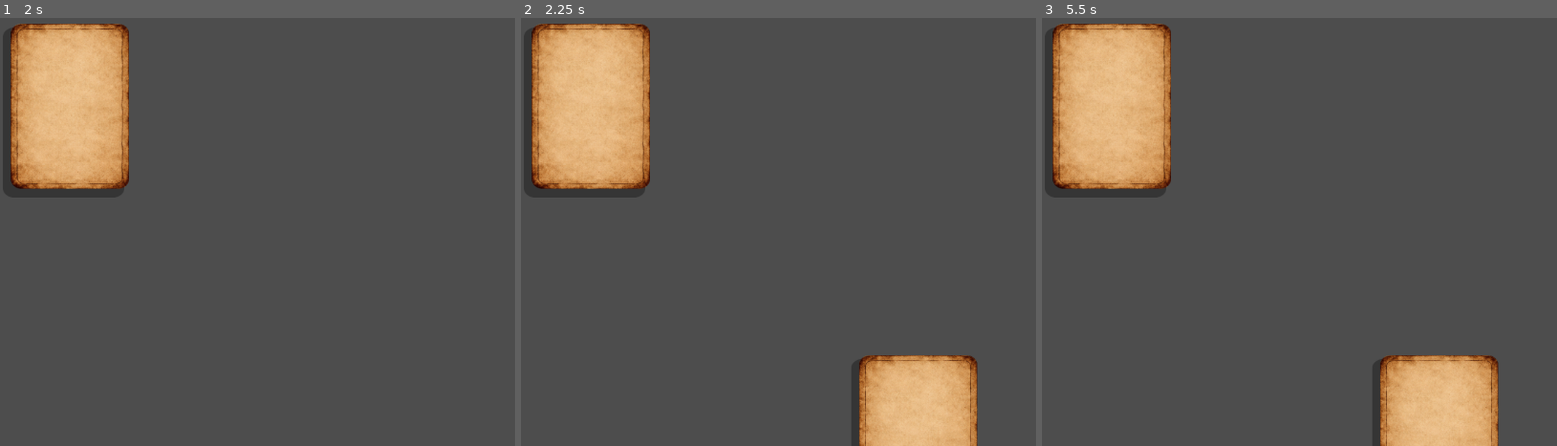
Above: before the commit, frames 1-3 (left to right).
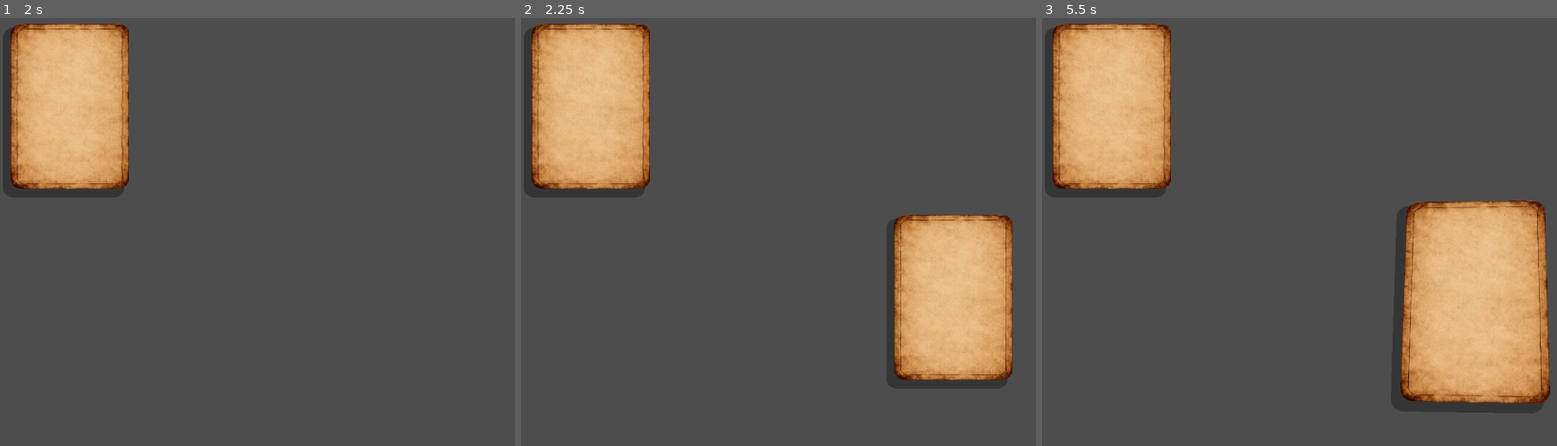
Above: after the commit, the same moments.

Repository: FooFootheGoon/balatro-style-cards
Game: Godot game, scene res://scenes/node_2d.tscn
Two runs of this game, one before a commit and one after it. Both use one fixed random seed, a clock stepped at 60 frames per second and the inputs below. The project has no main scene, so this scene is started directly.
Inputs (mouse positions are in pixels of both pictures, inside the frame that each line leads up to):
- Up to frame 1 (2 s): tap Enter at 0.5 s; move the mouse to (outside the picture) at 0.52 s; press the mouse at (outside the picture) at 0.53 s; tap Space at 1.25 s; move the mouse to (231, 253) at 1.27 s; release the mouse at (231, 253) at 1.28 s; tap ] (Discard) at 1.35 s; click (231, 253) at 1.55 s
- Up to frame 2 (2.25 s): tap Enter at 2 s; move the mouse to (979, 137) at 2.02 s; hold [ (Draw) from 2.03 s (still down)
- Up to frame 3 (5.5 s): click (1500, 137) at 2.3 s; tap Space at 2.75, 4.25 s; move the mouse to (1387, 317) at 2.77 s; release [ (Draw) at 2.78 s; click (1387, 317) at 2.85 s; tap Enter at 3.5 s; move the mouse to (outside the picture) at 3.52 s; press the mouse at (outside the picture) at 3.53 s; move the mouse to (1196, 167) at 4.27 s; release the mouse at (1196, 167) at 4.28 s; tap ] (Discard) at 4.35 s; click (1196, 167) at 4.55 s; move the mouse to (1464, 232) at 5.02 s; hold [ (Draw) from 5.03 s (still down); click (1464, 232) at 5.3 s

Frame 1 is identical in both runs. In frame 2, 13% of the frame differs, in the area x 65-96%, y 45-100%; in frame 3, 15%, in the area x 65-99%, y 42-100%.

Commit message:
Added card fan rotation.

Diff:
--- /dev/null
+++ b/card_tilt.gdshader
@@ -0,0 +1,52 @@
+shader_type canvas_item;
+
+uniform vec2 tilt = vec2(0.0, 0.0); // x=pitch, y=yaw (radians)
+uniform float perspective = 0.35;   // 0.0..1.0 (bigger = stronger perspective)
+uniform float shade_strength = 0.12;
+uniform float feather = 0.035;      // 0.02..0.06 (bigger = softer edge)
+
+void fragment() {
+	vec2 p = UV * 2.0 - 1.0;     // -1..1
+	vec3 v = vec3(p, 1.0);       // pretend the card is a plane at z=1
+
+	float ax = tilt.x;
+	float ay = tilt.y;
+
+	// Yaw (rotate around Y axis)
+	float cy = cos(ay);
+	float sy = sin(ay);
+	v = vec3(v.x * cy + v.z * sy, v.y, -v.x * sy + v.z * cy);
+
+	// Pitch (rotate around X axis)
+	float cx = cos(ax);
+	float sx = sin(ax);
+	v = vec3(v.x, v.y * cx - v.z * sx, v.y * sx + v.z * cx);
+
+	// Perspective divide
+	float inv = 1.0 / (1.0 + (v.z - 1.0) * perspective);
+	vec2 q = v.xy * inv;
+
+	// Project back into UV space
+	vec2 uv2 = (q + 1.0) * 0.5;
+
+	// Clamp for safe sampling (prevents wrap/garbage)
+	vec2 uv_clamped = clamp(uv2, vec2(0.0), vec2(1.0));
+
+	// How far outside [0..1] did we go?
+	float out_x = max(-uv2.x, uv2.x - 1.0);
+	float out_y = max(-uv2.y, uv2.y - 1.0);
+	float out_amt = max(out_x, out_y);
+
+	// Fade alpha as we go out-of-bounds (no discard)
+	float mask = 1.0 - smoothstep(0.0, feather, out_amt);
+
+	vec4 col = texture(TEXTURE, uv_clamped);
+
+	// Subtle shading based on "depth" change from tilt
+	float sh = 1.0 - abs(v.z - 1.0) * shade_strength;
+	col.rgb *= clamp(sh, 0.75, 1.0);
+
+	col.a *= mask;
+
+	COLOR = col;
+}
--- a/scenes/card.tscn
+++ b/scenes/card.tscn
@@ -31,12 +31,21 @@
 pivot_offset = Vector2(120, 168)
 script = ExtResource("1_6u4wf")
 
-[node name="Face" type="Sprite2D" parent="."]
+[node name="Visual" type="Control" parent="."]
+layout_mode = 1
+anchors_preset = 15
+anchor_right = 1.0
+anchor_bottom = 1.0
+grow_horizontal = 2
+grow_vertical = 2
+mouse_filter = 2
+
+[node name="Face" type="Sprite2D" parent="Visual"]
 material = SubResource("ShaderMaterial_sy11y")
 position = Vector2(120, 168)
 texture = ExtResource("2_ktuci")
 
-[node name="Shadow" type="Sprite2D" parent="Face"]
+[node name="Shadow" type="Sprite2D" parent="Visual/Face"]
 modulate = Color(0, 0, 0, 0.3019608)
 show_behind_parent = true
 material = SubResource("ShaderMaterial_ktuci")
--- a/scenes/hand.tscn
+++ b/scenes/hand.tscn
@@ -8,6 +8,9 @@
 point_count = 3
 
 [sub_resource type="Curve" id="Curve_kdemd"]
+_data = [Vector2(0, 0), 0.0, 0.0, 0, 0, Vector2(0.5, 0.5), 0.0, 0.0, 0, 0, Vector2(1, 1), 0.0, 0.0, 0, 0]
+point_count = 3
+metadata/_snap_enabled = true
 
 [node name="Hand" type="Control"]
 custom_minimum_size = Vector2(900, 360)
@@ -19,6 +22,7 @@
 anchor_bottom = 1.0
 grow_horizontal = 2
 grow_vertical = 0
+pivot_offset = Vector2(105, 294)
 script = ExtResource("1_cmdsa")
 card_scene = ExtResource("2_k7pjy")
 y_curve = SubResource("Curve_m1v21")
--- a/scenes/node_2d.tscn
+++ b/scenes/node_2d.tscn
@@ -12,8 +12,8 @@
 offset_bottom = 340.0
 
 [node name="Hand" parent="." instance=ExtResource("2_4dvvg")]
-offset_left = 215.0
-offset_top = 543.0
-offset_right = 1115.0
-offset_bottom = 903.0
-y_min_px = 66.0
+offset_left = 274.0
+offset_top = 218.0
+offset_right = 1174.0
+offset_bottom = 578.0
+y_min_px = 90.0
--- a/scripts/card.gd
+++ b/scripts/card.gd
@@ -1,8 +1,9 @@
 extends Control
 
 @export var card_size := Vector2(210, 294)
-@onready var face: Sprite2D = $Face
-@onready var shadow: Sprite2D = $Face/Shadow
+@onready var visual: Control = $Visual
+@onready var face: Sprite2D = $Visual/Face
+@onready var shadow: Sprite2D = $Visual/Face/Shadow
 
 var shadow_offset: Vector2 = Vector2(-12, 12)
 var mouse_in: bool = false
@@ -30,7 +31,8 @@
 func _ready() -> void:
 	custom_minimum_size = card_size
 	size = card_size
-	pivot_offset = size * 0.5
+	pivot_offset = Vector2(size.x * 0.5, size.y)
+	visual.pivot_offset = pivot_offset
 	_fit_face()
 	if face.material != null:
 		face.material = face.material.duplicate()
@@ -73,7 +75,7 @@
 	print("[CARD] tex=", tex_size, " scale=", face.scale)
 
 func _update_shadow() -> void:
-	shadow.position = shadow_offset.rotated(-face.global_rotation)
+	shadow.position = shadow_offset.rotated(-(rotation + visual.rotation))
 
 func _update_tilt(delta: float) -> void:
 	if face_mat == null:
@@ -148,7 +150,7 @@
 		if MouseBrain.node_being_dragged == self:
 			MouseBrain.node_being_dragged = null
 		z_index = 0
-		face.rotation_degrees = lerpf(face.rotation_degrees, 0.0, 12.0 * delta)
+		visual.rotation_degrees = lerpf(visual.rotation_degrees, 0.0, 12.0 * delta)
 		last_global_pos = global_position
 
 func polish_logic() -> void:
@@ -165,7 +167,7 @@
 		return
 	change_scale(idle_scale_mult)
 	# Idle state: ensure visuals settle back cleanly
-	face.rotation_degrees = lerpf(face.rotation_degrees, 0.0, 12.0 * get_physics_process_delta_time())
+	visual.rotation_degrees = lerpf(visual.rotation_degrees, 0.0, 12.0 * get_physics_process_delta_time())
 
 func change_scale(desired_mult: float) -> void:
 	if is_equal_approx(desired_mult, current_goal_scale):
@@ -182,5 +184,5 @@
 func _set_rotation(delta: float) -> void:
 	var x_delta: float = global_position.x - last_global_pos.x
 	var desired: float = clampf(x_delta * 0.85, -max_card_rotation, max_card_rotation)
-	face.rotation_degrees = lerpf(face.rotation_degrees, desired, 12.0 * delta)
+	visual.rotation_degrees = lerpf(visual.rotation_degrees, desired, 12.0 * delta)
 	last_global_pos = global_position
--- a/scripts/hand.gd
+++ b/scripts/hand.gd
@@ -48,12 +48,14 @@
 		var y_p: float = 0.0
 		if y_curve != null:
 			y_p = y_curve.sample(t)
-		var r_p: float = 0.0
+		var r_norm: float = 0.5
 		if rot_curve != null:
-			r_p = rot_curve.sample(t)
+			r_norm = rot_curve.sample(t)
+		var r_p: float = (r_norm * 2.0) - 1.0
+		var rot_deg: float = max_rot_deg * r_p
 		var x: float = offset_x + (float(i) * (card_w + final_sep))
-		var y: float = y_min_px - (y_max_px * y_p)
-		var rot_deg: float = max_rot_deg * r_p
+		var base_y: float = size.y - card_size_px.y
+		var y: float = base_y + y_min_px - (y_max_px * y_p)
 		var c := cards[i] as Control
 		if c == null:
 			continue
Not shown, added: card_tilt.gdshader.uid
Not shown, added: .push-instructions.txt.kate-swp
